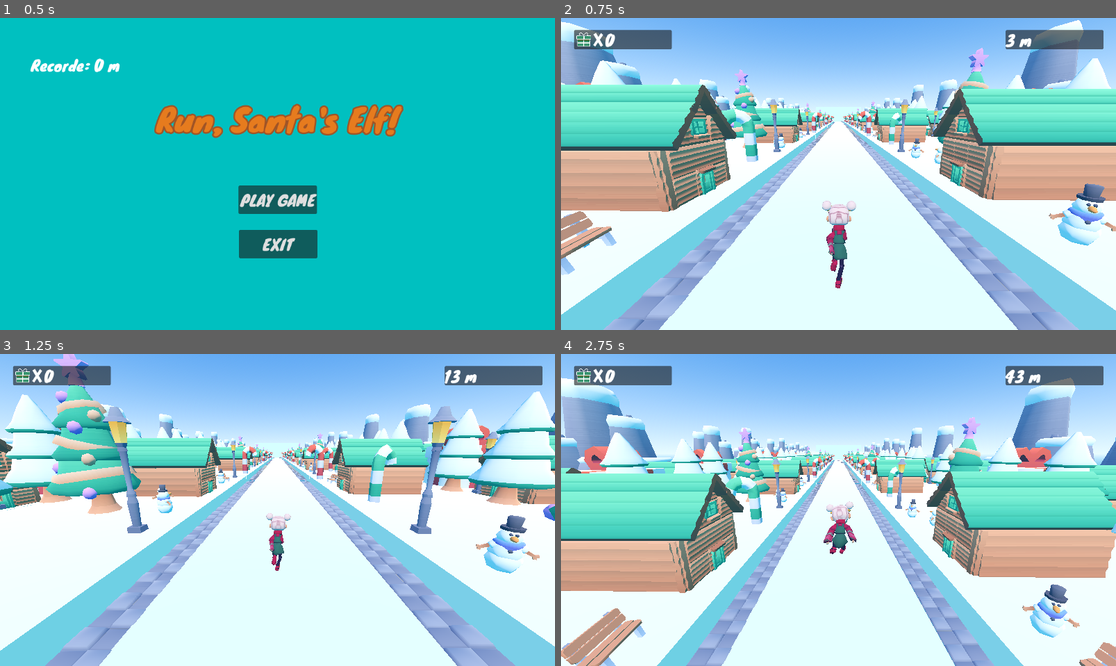
Above: before the commit, frames 1-4 (two rows, left to right).
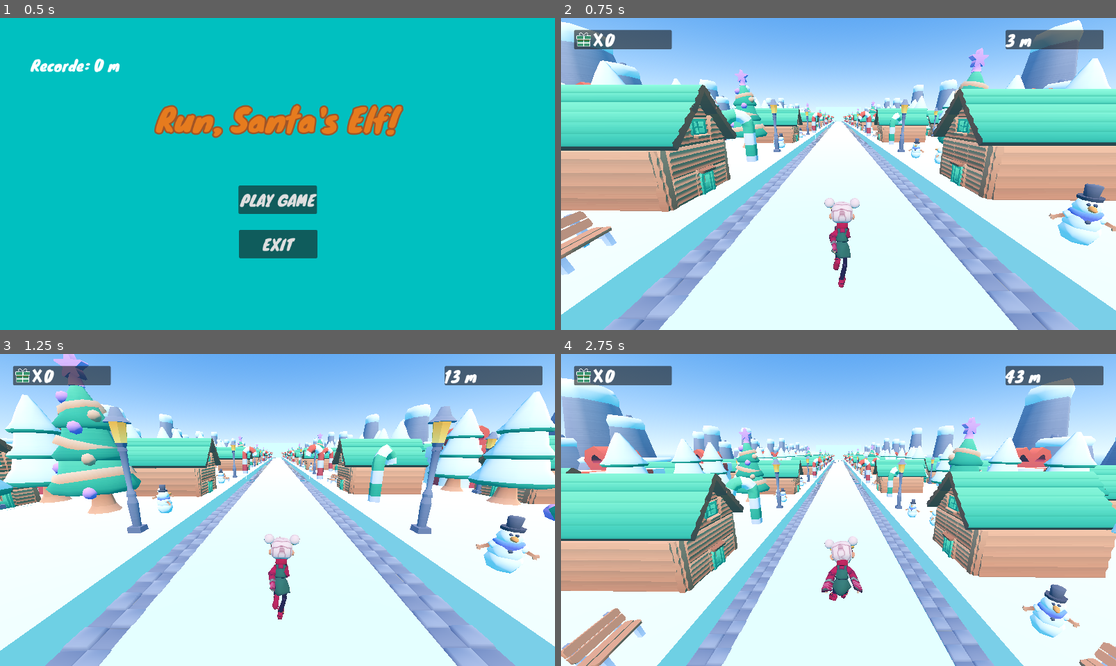
Above: after the commit, the same moments.

Repository: juliohenriquec/Endless-Runner-3D-Game
Game: Godot game, scene res://shared/menu_title.tscn
Two runs of this game, one before a commit and one after it. Both use one fixed random seed, a clock stepped at 60 frames per second and the inputs below.
Inputs:
- Up to frame 1 (0.5 s): no input
- Up to frame 2 (0.75 s): click "PLAY GAME" at 0.5 s
- Up to frame 3 (1.25 s): no input
- Up to frame 4 (2.75 s): tap Enter (ui_accept) at 1.25, 1.52, 2.27 s; hold Right (ui_right) 1.28-2.03 s; hold Left (ui_left) from 2.03 s (still down)

Frame 1 is identical in both runs. In frame 2, 0.7% of the frame differs, in the area x 47-54%, y 32-87%; in frame 3, 1.0%; in frame 4, 1.3%, in the area x 42-74%, y 34-99%.

Commit message:
commit ajustado - melhorando o spwan de obstaculos

Diff:
--- a/systems/spawner.gd
+++ b/systems/spawner.gd
@@ -7,10 +7,13 @@
 
 const LANES := [-2.0, 0.0, 2.0]
 
+var max_side_by_side := 3
 var min_spawn_interval : float = 0.4
 var spawn_difficulty_factor : float = 0.97
 var obstacle_chance := 0.6
 var timer := 0.0
+var min_coin_chance := 0.25
+
 
 func _ready() -> void:
 	Global.connect("difficulty_increase", Callable(self, "increase_difficulty"))
@@ -24,19 +27,37 @@
 		timer = spawn_interval
 
 func spawn_random_object():
-	var lane = LANES[randi() % LANES.size()]
-	var is_obstacle = randf() < obstacle_chance
-	var instance
+	var group_size := 1
+	var r := randf()
 
-	if is_obstacle:
-		instance = obstacle_scene.instantiate()
+	if r < 0.5:
+		group_size = 1
+	elif r < 0.95:
+		group_size = 2
 	else:
-		instance = coin_scene.instantiate()
+		group_size = 3
 
-	instance.position.x = lane
-	instance.position.z = spawn_z_position
+	# Em dificuldades menores: poucos grupos grandes
+	group_size = clamp(group_size, 1, max_side_by_side)
 
-	add_child(instance)
+	# Em cada posição permitida na pista
+	var copy_lanes = LANES.duplicate()
+
+	copy_lanes.shuffle()
+
+	for i in range(group_size):
+		var lane = copy_lanes[i]
+		var instance
+
+		if randf() < obstacle_chance:
+			instance = obstacle_scene.instantiate()
+		else:
+			instance = coin_scene.instantiate()
+
+		instance.position.x = lane
+		instance.position.z = spawn_z_position
+
+		add_child(instance)
 
 func increase_difficulty():
 	# aumentar velocidade do jogo
@@ -47,7 +68,7 @@
 	spawn_interval = max(spawn_interval, min_spawn_interval)
 
 	# aumentar chance de obstáculo
-	obstacle_chance = min(obstacle_chance + 0.03, 0.90)
+	obstacle_chance = min(obstacle_chance + 0.03, 1.0 - min_coin_chance)
 
 	#DEBUG
 	print("Nova velocidade:", Global.global_speed)
